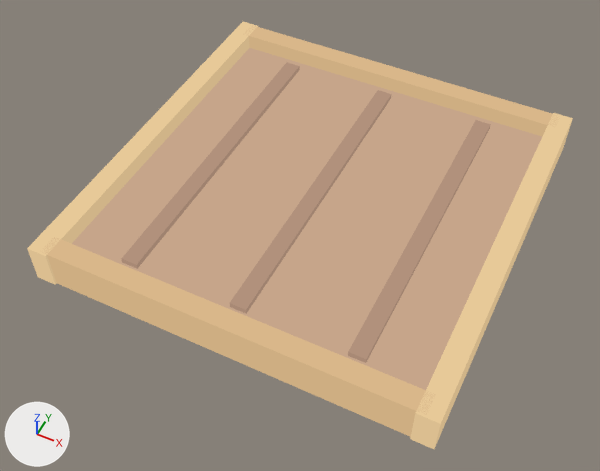
What one commit did to the glTF model art/exports/farm-empty.gltf.
Before and after are seen from a 50 mm camera at (1.18, -2.58, 3.01) aimed at (-0.02, -0.17, 0.0). Every picture has the same lights, and +X, +Y and +Z are marked at lower left. The picture after the commit comes second. Vertices at exactly the same position are counted once.

Objects in the first picture: 'farm-empty'.
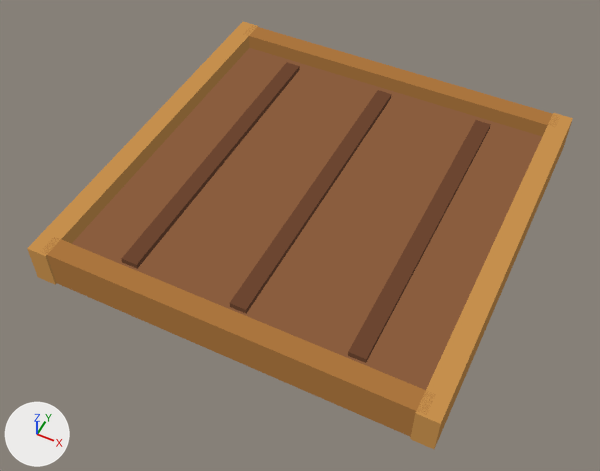
What changed in the scene script:
```text
Change me_farm_empty:
    where me_farm_empty.from_pydata(...)  # 64 vertices, 96 faces; spans x -0.96..0.96, y -0.97..0.97, z 0.01..0.25
    used by ob_farm_empty; location = (0.0, 0.0, 0.0)
    me_farm_empty part 1: 42 faces centred in x -0.59..0.9, y -0.8..0.9, z 0.01..0.2 are repainted in the vertex colours; the middle colour goes from beige #a78974 to brown #563827
    me_farm_empty part 2: 54 faces centred in x -0.96..0.96, y -0.97..0.97, z 0.05..0.25 are repainted in the vertex colours; the middle colour goes from beige #d0b488 to brown #7f5c32
```

Pixel boxes (x1, y1, x2, y2) of what changed, in the pictures (600 x 471 px):
part 1 of me_farm_empty, recoloured: (121, 62, 491, 363) in both
part 2 of me_farm_empty, recoloured (beige to brown): (27, 22, 573, 449) in both
